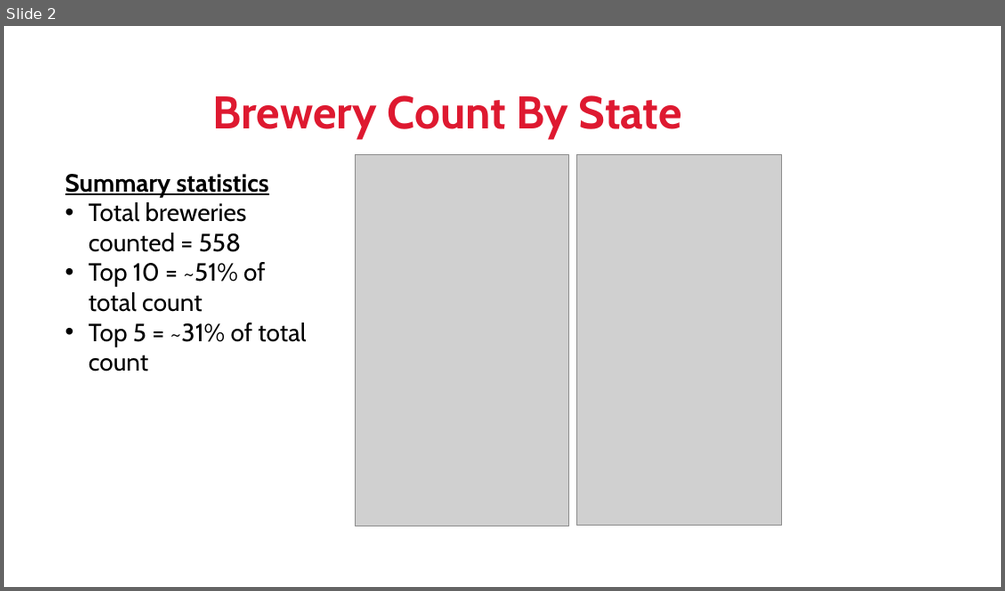
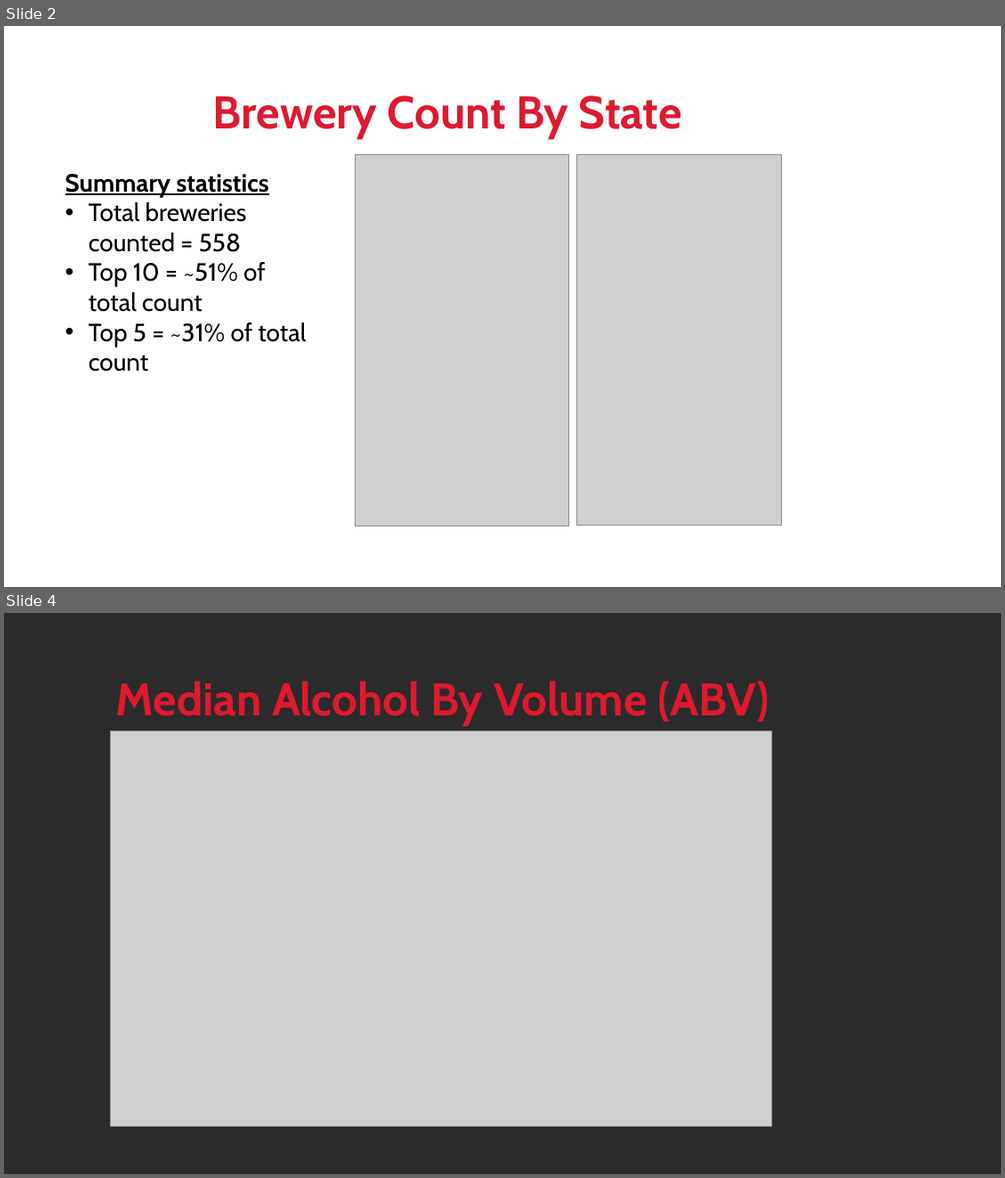
Before and after one commit to jeffnreed/DDS_Project1, a slide deck: DDS Project1 - Reed_Miller.pptx. Shown one above the other, each under a label of ours: slide 2 before the commit, slides 2 and 4 after it; the slides between them are not shown. The pictures are 1005x591 and 1005x1178 pixels, drawn with LibreOffice and Linux fonts; fonts in the diff are those of the drawing; grey boxes stand for pictures; background and template pictures are left out; a plain dark background stands for a picture behind light text. Boxes give left, top, right and bottom in pixels: in the first picture for what was removed or moved away, otherwise in the second. Text is boxed around its words. In the diff, an @@ line names an element or a change of style, - is before the commit and + after.

```diff
--- a/DDS Project1 - Reed_Miller.pptx
+++ b/DDS Project1 - Reed_Miller.pptx
@@ slide 4 added at [4, 613, 1001, 1174], background picture (left out) @@
@@ title added at [116, 681, 769, 725], 44 pt, text #DE1930, bold @@
+Median Alcohol By Volume (ABV)
@@ picture added at [110, 730, 772, 1126] @@
```
Also in this commit, not shown: 2 other slides added, 2 slides removed.
